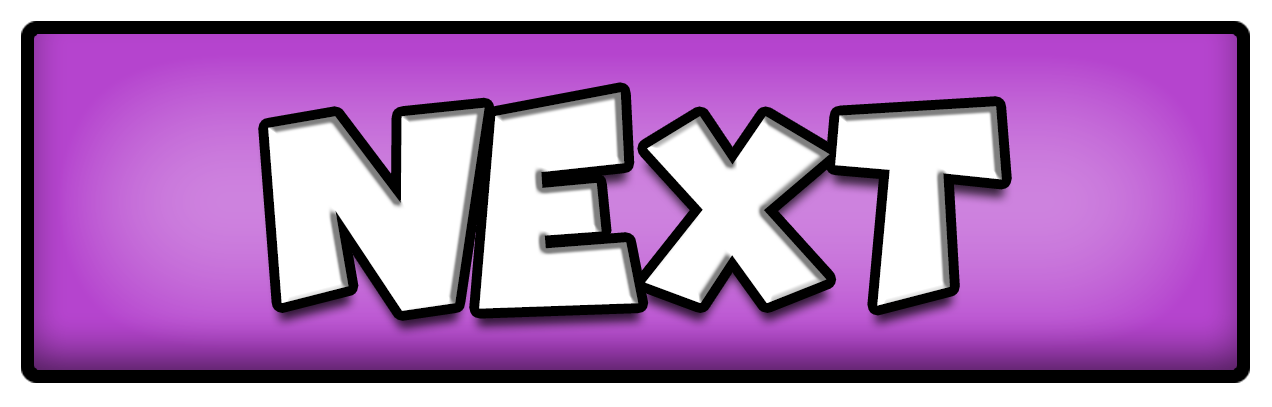
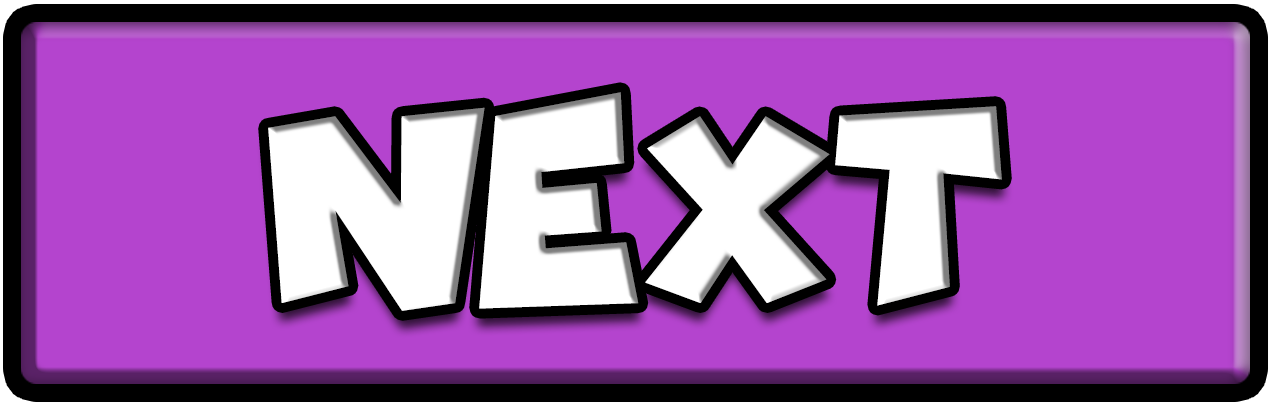
Layered file, before and after one edit (1272×407). Changes by layer:
renamed "Layer 0" to "Rounded Rectangle 1", painted on it over [21, 21, 1250, 384]
